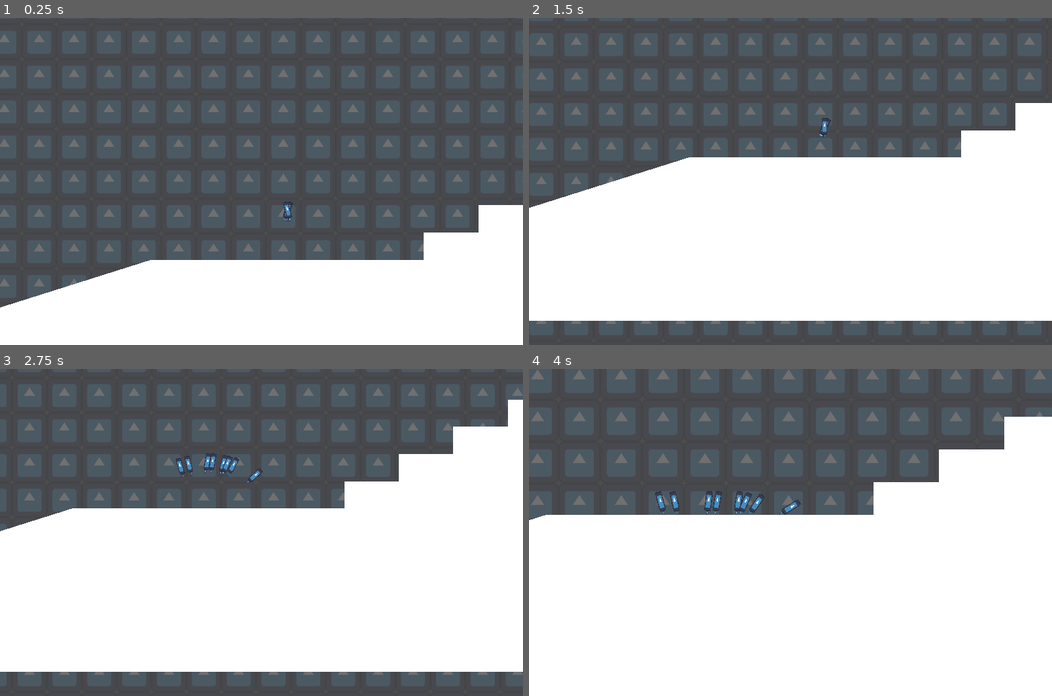
Above: before the commit, frames 1-4 (two rows, left to right).
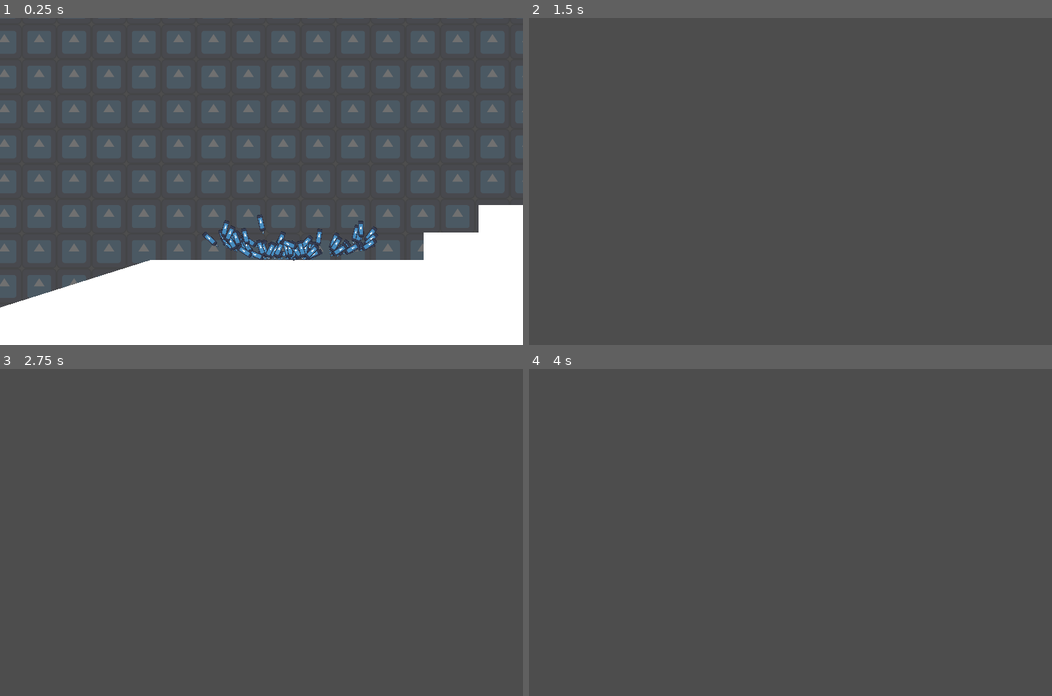
Above: after the commit, the same moments.

Repository: jarsnow/pogo_godot
Game: Godot game, scene res://scenes/main.tscn
The game is run twice, just before and just after one commit, with the same random seed, the same clock (stepped at 60 frames per second) and the same inputs. The engine's default icon, where the game draws it, is replaced by a stand-in: a white triangle on a blue panel in a dark square.
Inputs:
- Up to frame 1 (0.25 s): no input
- Up to frame 2 (1.5 s): hold S (move_camera_down) 0.53-1.28 s; tap A (move_camera_left) at 1.35 s
- Up to frame 3 (2.75 s): hold D (move_camera_right) from 2.03 s (still down)
- Up to frame 4 (4 s): release D (move_camera_right) at 2.78 s; tap W (move_camera_up) at 2.85 s; tap J (zoom_in) at 3.6 s

The runs differ from the first frame. In frame 1, 1.5% of the frame differs, in the area x 38-73%, y 56-75%; in frame 2, 52%; in frame 3, 58%; in frame 4, 64%, in the area x 0-100%, y 0-100%.
Error before the commit: Attempt to call function 'get_global_position' in base 'null instance' on a null instance. (res://scenes/AgentContainer.gd:109)

Commit message:
finally fixed null children

Diff:
--- a/genetic_algorithm/scenes/AgentContainer.gd
+++ b/genetic_algorithm/scenes/AgentContainer.gd
@@ -8,14 +8,14 @@
 
 var player_agents = []
 
-@export var agent_count: int = 8
-
-@export var physics_speed: float = 1.0
+@export var agent_count: int = 64
+
+@export var physics_speed: float = 10.0
 
 @export var map: Node2D
-@export var runtime_seconds: int = 1
-
-@export var top_rank_survivors: int = 16
+@export var runtime_seconds: int = 64
+
+@export var top_rank_survivors: int = 32
 @export var random_bottom_survivors: int = 8
 
 @export var mutation_rate: float = 0.05
@@ -34,15 +34,14 @@
 func _physics_process(delta):
 	# check if generation is done
 	var physics_frames_passed = Engine.get_physics_frames() - physics_frame_generation_started
+	update_player_agents()
 
 	if physics_frames_passed >= chromosome_length - 1:
 		end_generation()
 		return
 
-	print("frames passed: ", physics_frames_passed)
-	print("chromosome length: ", chromosome_length)
-	print("agents in list: ", len(player_agents))
-	update_agents_max_path_distances()
+	if physics_frames_passed > 10:
+		update_agents_max_path_distances()
 
 func start():
 
@@ -129,7 +128,6 @@
 	return get_agent_fitness(a) > get_agent_fitness(b)
 
 func update_agents_max_path_distances():
-	print("agents before counting: ", len(player_agents))
 	# update max path dist for each
 	for player_agent in player_agents:
 
@@ -193,9 +191,9 @@
 		new_chromosomes.append(child)
 
 	for player_agent in player_agents:
-		player_agent.queue_free()
-		await player_agent.tree_exited
-		print("agent exited")
+		var parent = player_agent.get_parent()
+		parent.queue_free()
+		await parent.tree_exited
 
 	# delete old survivors
 	update_player_agents()
@@ -206,11 +204,13 @@
 func update_player_agents():
 
 	player_agents = []
+
 	for node in get_children():
-		if is_instance_valid(node) and node != null and node.get_name() == "AgentBase":
-			player_agents.append(node.get_node("Player"))
-
-	print(len(player_agents))
+		if is_instance_valid(node) and node != null and node.get_class() == "Node2D":
+			var player_node = node.get_node("Player")
+			if !is_instance_valid(player_node):
+				continue
+			player_agents.append(player_node)
 
 func set_physics_speed(new_speed: float):
 	Engine.set_time_scale(new_speed) # set simulation speed
--- a/genetic_algorithm/scenes/main.tscn
+++ b/genetic_algorithm/scenes/main.tscn
@@ -27,3 +27,4 @@
 [node name="AgentContainer" type="Node2D" parent="." node_paths=PackedStringArray("map")]
 script = ExtResource("5_6eimi")
 map = NodePath("../SmallerStairsMap")
+runtime_seconds = 32
--- a/genetic_algorithm/scripts/main.gd
+++ b/genetic_algorithm/scripts/main.gd
@@ -32,4 +32,5 @@
 
 # Called every frame. 'delta' is the elapsed time since the previous frame.
 func _process(delta):
+	print(len($AgentContainer.get_children()))
 	pass
